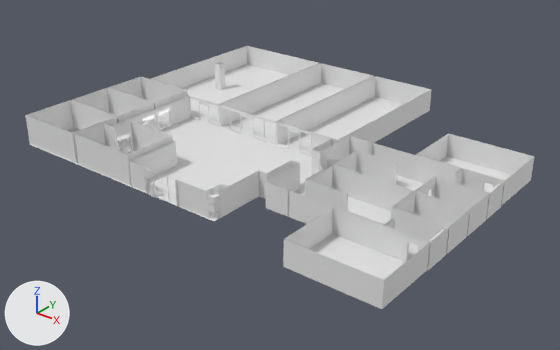
Before and after pictures for a commit that changed the Blender file Blender_Files/GYM.blend.
Camera for both pictures: a 50 mm lens placed at (55.9, -81.7, 50.2), pointed at (-11.1, 2.0, -1.7). Every picture has the same lights, and +X, +Y and +Z are marked at lower left.
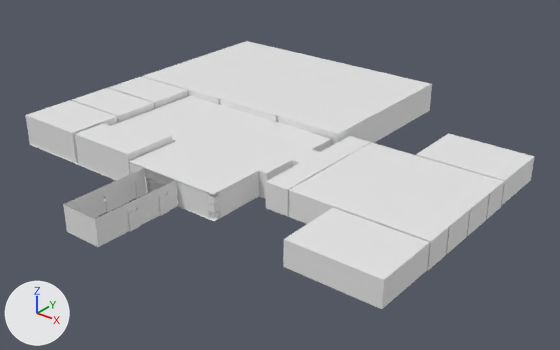
Where the newer file only moved an object's origin or applied its transform, the numbers keep the older frame.

Pixel boxes (x1, y1, x2, y2) of what changed, in the pictures (560 x 350 px):
'Cube.015', added: after (27, 41, 535, 280)
'Cube.011', reshaped: before (26, 46, 432, 218); after (26, 76, 432, 218)
'Cube.020', added: after (63, 168, 177, 247)
'Plane.002', reshaped, moved (6% wider): before (145, 168, 177, 206); after (144, 168, 178, 206)
'Cylinder', deleted: before (150, 182, 156, 197)
'Cube.017', added: after (154, 181, 161, 190)
part 1 of me_cube_033, built on: before (319, 159, 339, 171); after (265, 145, 470, 309)
part 2 of me_cube_036, added: after (142, 76, 432, 140)
'Cube.005', unchanged, covered by the edit: before (30, 64, 404, 221); after (30, 144, 289, 221)

Diff of the bpy script that builds the scene:
```diff
--- a/Blender_Files/GYM.blend.py
+++ b/Blender_Files/GYM.blend.py
@@ me_plane_004 @@
-me_plane_004.from_pydata(...)  # 68 vertices, 44 faces; spans x -3.07..3.07, y -0.05..0.05, z -2.4..1.58
+me_plane_004.from_pydata(...)  # 172 vertices, 108 faces; spans x -3.07..3.07, y -0.1..0.1, z 0.0..4.0
+# me_plane_004 part 3: 44 vertices removed from x -3.07..3.07, y -0.05..0.05, z -2.4..1.58; 172 vertices added at x -3.07..3.07, y -0.1..0.1, z 0.0..4.0
+me_plane_004.materials.append(mat_metal)  # white #e7e7e7
+me_plane_004.materials.append(mat_alpha)  # white #e7e7e7
@@ me_cube_033 @@
-me_cube_033.from_pydata(...)  # 90 vertices, 51 faces; spans x -4.1..20.8, y 0.0..20.4, z -3.8..0.2
+me_cube_033.from_pydata(...)  # 224 vertices, 119 faces; spans x -4.1..20.8, y -20.4..20.4, z -3.8..0.2
+# me_cube_033 part 1: 2 vertices moved from x -1.8, y 0.9, z -3.8..0.2 to x -1.8, y 0.6, z -3.8..0.2; 4 vertices removed from x -1.8..-1.6, y 0.0..1.1, z -3.8..0.2; 138 vertices added at x -4.1..20.8, y -20.4..9.0, z -3.8..0.2
@@ me_cube_036 @@
-me_cube_036.from_pydata(...)  # 136 vertices, 77 faces; spans x -12.6..31.0, y -39.5..14.4, z -2.0..3.0
+me_cube_036.from_pydata(...)  # 160 vertices, 99 faces; spans x -12.6..31.0, y -39.2..14.4, z -2.0..3.0
+# me_cube_036 part 2: 24 vertices added at x -12.6..30.5, y -14.7..14.4, z -2.0..3.0
@@ ob_plane_002 @@
 ob_plane_002 = bpy.data.objects.new('Plane.002', me_plane_004)
-ob_plane_002.location = (-16.73, -17.17, 2.4)
+ob_plane_002.location = (-16.73, -17.17, 0.0)
@@ ob_cylinder @@
-ob_cylinder = bpy.data.objects.new('Cylinder', me_cylinder)
@@ ob_cube_008 @@
 ob_cube_008.location = (0.1, 0.0, 3.8)
-_m = ob_cube_008.modifiers.new('Mirror', 'MIRROR')
-_m.use_axis = (False, True, False)
-_m.use_clip = True
@@ ob_cube_002 @@
 ob_cube_002.location = (0.1, 0.0, 3.8)
-_m = ob_cube_002.modifiers.new('Mirror', 'MIRROR')
-_m.use_axis = (False, True, False)
-_m.use_clip = True
@@ ob_cube_020 @@
+ob_cube_020 = bpy.data.objects.new('Cube.020', me_cube_029)  # 477 vertices, 322 faces; spans x -3.25..3.25, y -8.59..5.12, z -1.63..2.37
+ob_cube_020.location = (-16.7, -22.4, 1.6)
@@ ob_cube_018 @@
+ob_cube_018 = bpy.data.objects.new('Cube.018', me_cube_025)  # 24 vertices, 15 faces; spans x -0.68..0.68, y -0.03..0.03, z 0.0..2.73; in mat_metal (white #e7e7e7), mat_alpha (white #e7e7e7)
+ob_cube_018.parent = ob_empty
+ob_cube_018.location = (-16.05, -17.19, 0.0)
@@ ob_empty @@
+ob_empty = bpy.data.objects.new('Empty', None)
+ob_empty.location = (-16.73, -17.19, 0.0)
@@ ob_cube_017 @@
+ob_cube_017 = bpy.data.objects.new('Cube.017', me_cube_023)  # 24 vertices, 15 faces; spans x -0.68..0.68, y -0.03..0.03, z 0.0..2.73; in mat_metal (white #e7e7e7), mat_alpha (white #e7e7e7)
+ob_cube_017.parent = ob_empty
+ob_cube_017.location = (-17.41, -17.19, 0.0)
@@ ob_cube_015 @@
+ob_cube_015 = bpy.data.objects.new('Cube.015', me_cube_016)  # 66 vertices, 27 faces; spans x -12.6..56.0, y -42.5..14.4, z 2.0..3.0
+ob_cube_015.location = (-35.0, 22.1, 2.0)
```
